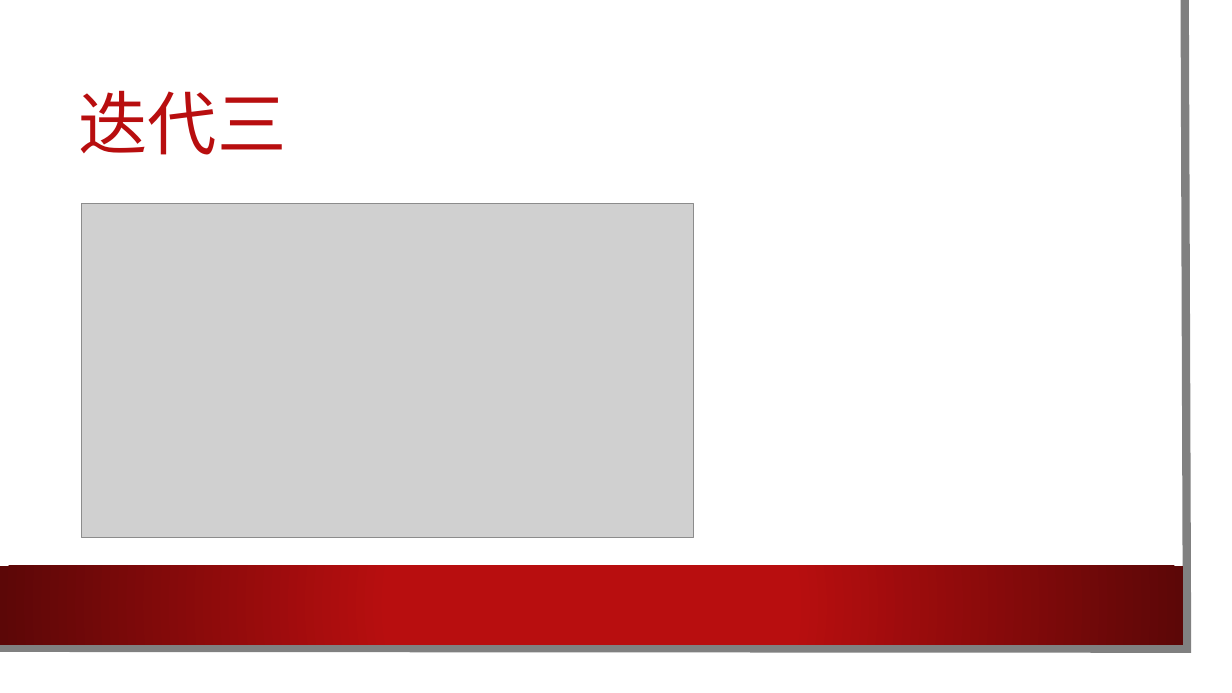
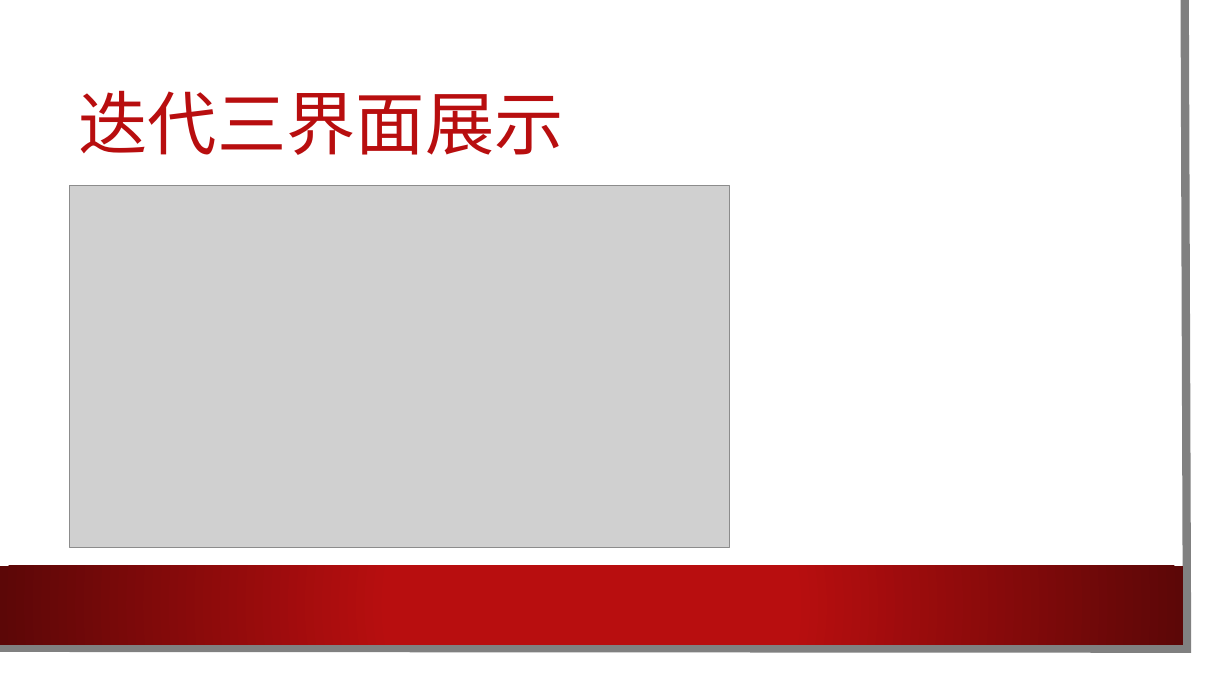
Before and after one commit to cylong1016/Nbalabala, a slide deck: slide 4 of 文档/软工.pptx. Drawn at 1232x693 pixels with LibreOffice and Linux fonts; fonts in the diff are those of the drawing; grey boxes stand for pictures; background and template pictures are left out. Boxes give left, top, right and bottom in pixels: in the first picture for what was removed or moved away, otherwise in the second. Text is boxed around its words. In the diff, an @@ line names an element or a change of style, - is before the commit and + after.

```diff
--- a/文档/软工.pptx
+++ b/文档/软工.pptx
@@ title at [79, 90, 564, 155]: text changed @@
-迭代三
+迭代三界面展示
@@ picture: place and size @@
-picture at [82, 203, 694, 538]
+picture at [69, 186, 730, 547]
```
Also in this commit, not shown: 3 other slides changed, 10 slides added, 1 slide removed.
